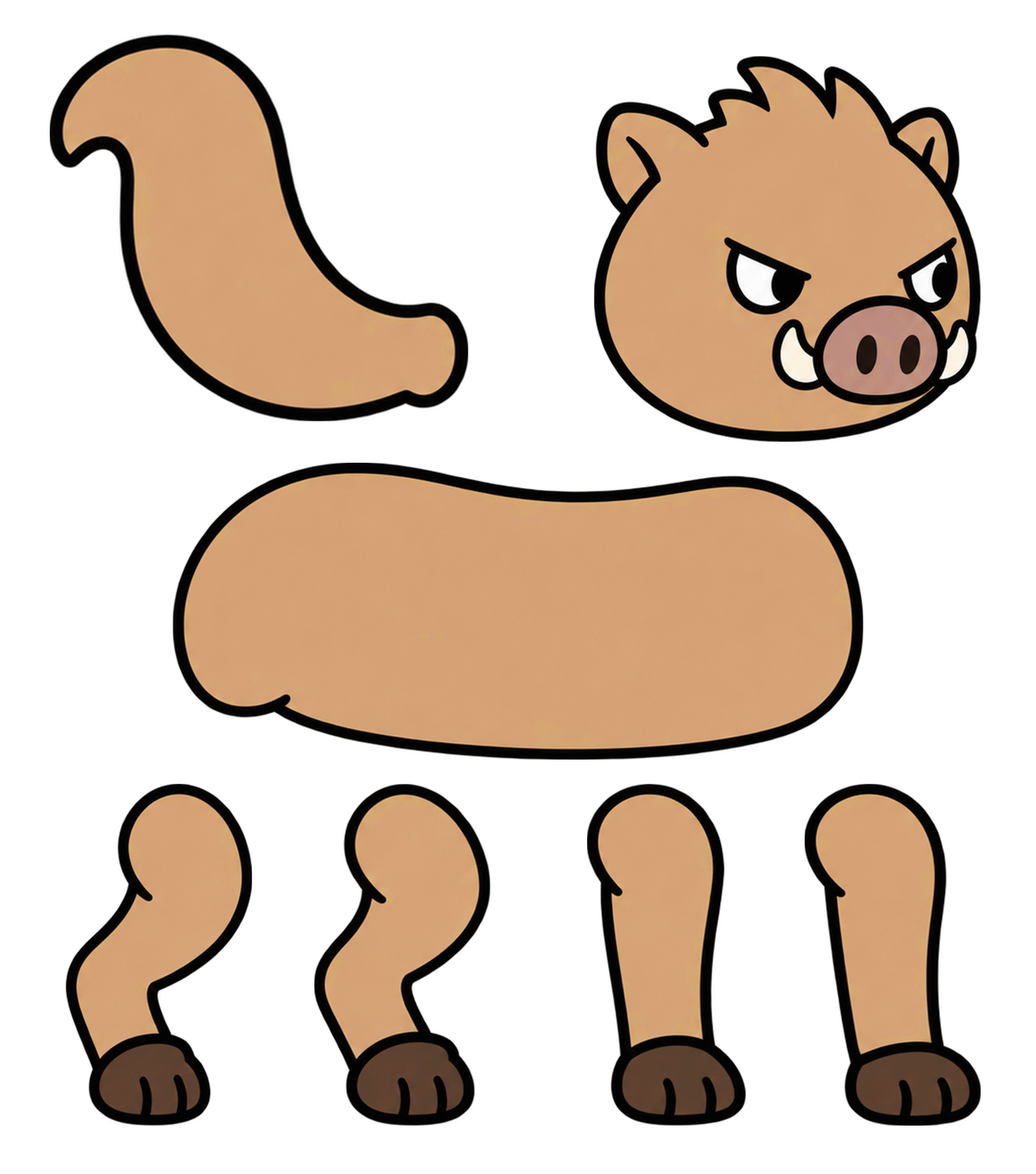
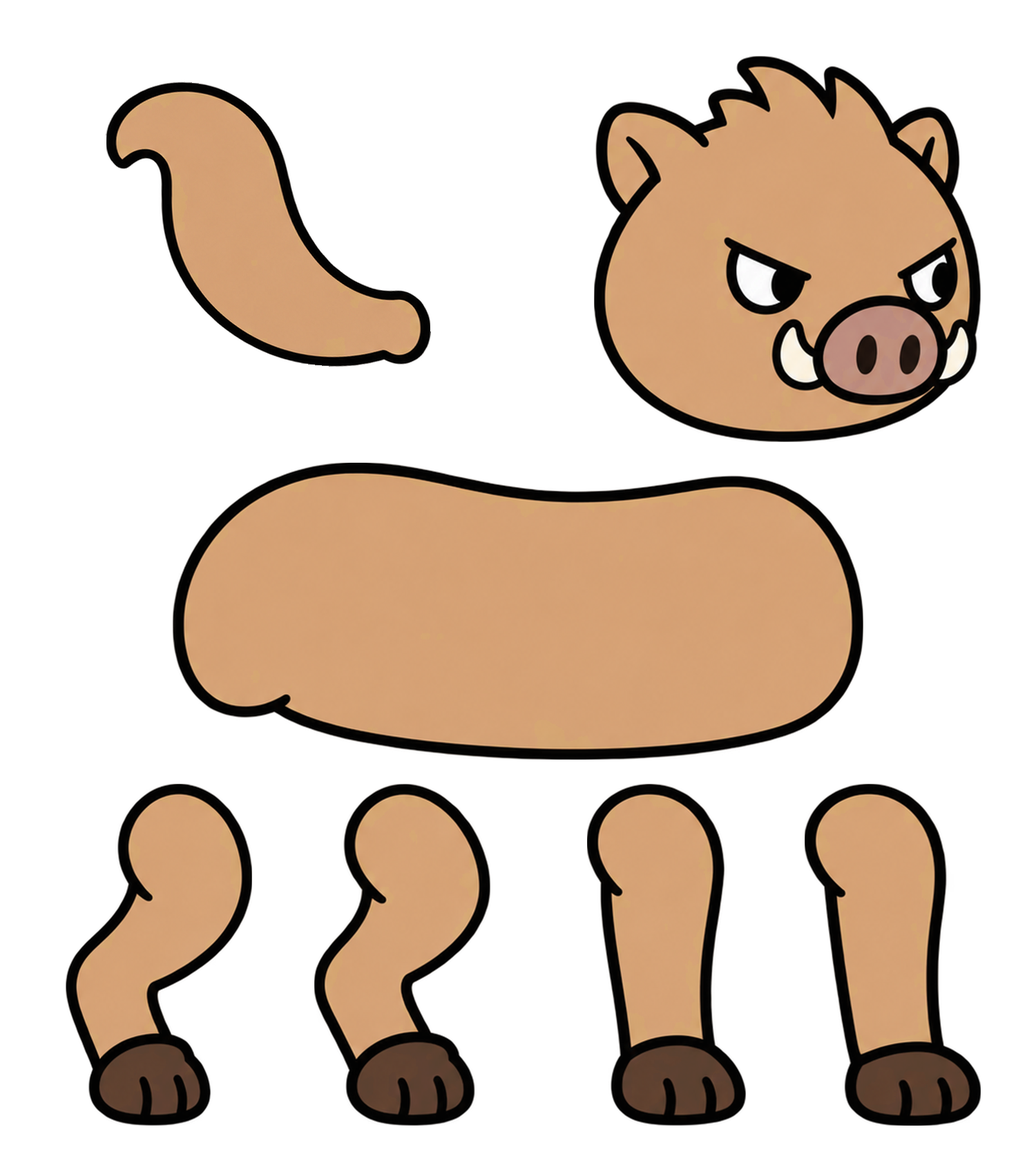
Revision of a layered 1036x1174 image; what changed, layer by layer:
painted on "꼬리" over (49, 34, 469, 422)
